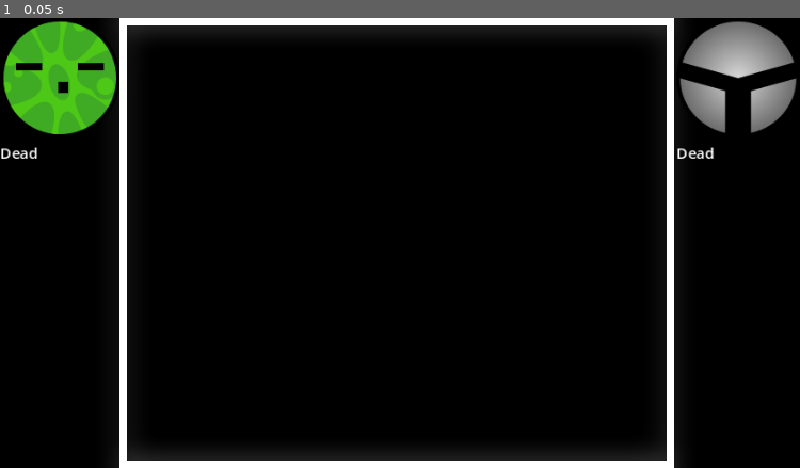
Above: before the commit, frame 1.
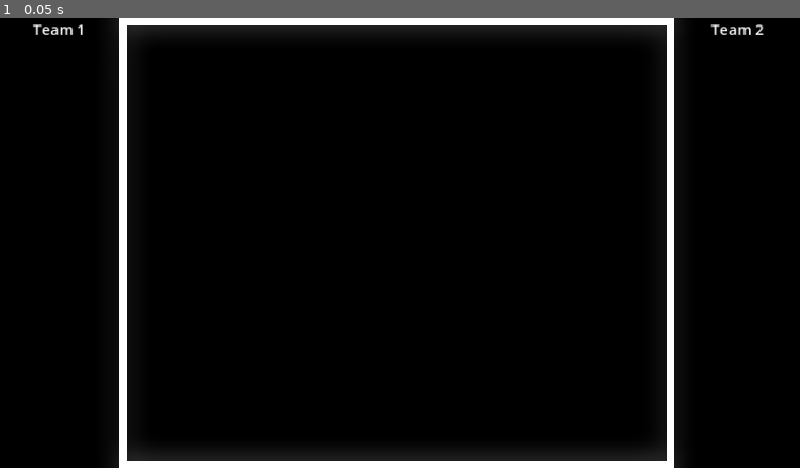
Above: after the commit, the same moment.

Repository: Cascachu/OrbCombat
Game: Godot game, scene res://game.tscn
The game is run twice, just before and just after one commit, with the same random seed, the same clock (stepped at 60 frames per second) and the same inputs. This scene is started directly instead of the project's main scene.
Inputs:
- Up to frame 1 (0.05 s): no input

The runs differ from the first frame. In frame 1, 5.0% of the frame differs, in the area x 0-100%, y 0-32%.
Error in both runs: Invalid access to property or key 'fighter_one' on a base object of type 'Nil'. (res://game.gd:10)

Commit message:
feat: stats panel improvements
- made all alive orbs be displayed, not only the first one (good for slime orb)

Diff:
--- a/game.gd
+++ b/game.gd
@@ -9,14 +9,16 @@
 	$WorldBorders.position = (screen_size - arena_size) / 2
 	fighter_one = load(GameState.fighter_one).instantiate()
 	fighter_two = load(GameState.fighter_two).instantiate()
-	fighter_one_name = fighter_one.name
-	fighter_two_name = fighter_two.name
+	fighter_one.name = GameState.fighter_one.get_file().get_basename().replace("_", " ").capitalize()
+	fighter_two.name = GameState.fighter_two.get_file().get_basename().replace("_", " ").capitalize()
 	fighter_one.team = "one"
 	fighter_two.team = "two"
+
 	fighter_one.position = Vector2(400, 420)
 	fighter_two.position = Vector2(800, 420)
 	$Fighters.add_child(fighter_one)
 	$Fighters.add_child(fighter_two)
+
 
 	if PlayerStats.equipped_hat != "":
 		var hat_data = Hats.HATS[PlayerStats.equipped_hat]
@@ -24,8 +26,9 @@
 		bet_fighter.get_node("Hat").texture = load(hat_data.texture)
 
 
-	$CanvasLayer/LeftPanel.setup(fighter_one)
-	$CanvasLayer/RightPanel.setup(fighter_two)
+	$CanvasLayer/LeftPanel.setup("one")
+	$CanvasLayer/RightPanel.setup("two")
+
 
 func _process(delta):
 	var one_alive = get_tree().get_nodes_in_group("ball").any(func(b): return b.team == "one")
--- a/game.tscn
+++ b/game.tscn
@@ -2,8 +2,6 @@
 
 [ext_resource type="Script" uid="uid://2s5bx1fvgx7j" path="res://game.gd" id="1_ryrav"]
 [ext_resource type="Script" uid="uid://b5wh3lqcdxpye" path="res://stats_panel.gd" id="3_7jktm"]
-[ext_resource type="Texture2D" uid="uid://ey5lnpg8dhbt" path="res://Fighters/Sprites/SlimeOrb.svg" id="3_feb5d"]
-[ext_resource type="Texture2D" uid="uid://d2wpqwounor2k" path="res://Fighters/Sprites/SwordOrb.svg" id="4_fc0e3"]
 [ext_resource type="Script" uid="uid://bpiidg7u08uj8" path="res://game_over.gd" id="5_7jktm"]
 [ext_resource type="Script" uid="uid://bfmm5wa0sjjjq" path="res://stats_bar.gd" id="6_ryrav"]
 
@@ -36,20 +34,16 @@
 size_flags_horizontal = 2
 script = ExtResource("3_7jktm")
 
-[node name="FighterPrev" type="TextureRect" parent="CanvasLayer/LeftPanel" unique_id=1510540117]
-layout_mode = 2
-texture = ExtResource("3_feb5d")
-
-[node name="Name" type="Label" parent="CanvasLayer/LeftPanel" unique_id=1104438015]
-layout_mode = 2
-
-[node name="Health" type="Label" parent="CanvasLayer/LeftPanel" unique_id=1599514728]
-layout_mode = 2
-
-[node name="Damage" type="Label" parent="CanvasLayer/LeftPanel" unique_id=239210095]
-layout_mode = 2
-
-[node name="Speed" type="Label" parent="CanvasLayer/LeftPanel" unique_id=237359556]
+[node name="Label" type="Label" parent="CanvasLayer/LeftPanel" unique_id=1745931986]
+layout_mode = 2
+size_flags_horizontal = 4
+text = "Team 1"
+
+[node name="ScrollContainer" type="ScrollContainer" parent="CanvasLayer/LeftPanel" unique_id=1535648641]
+layout_mode = 2
+size_flags_vertical = 3
+
+[node name="CardList" type="VBoxContainer" parent="CanvasLayer/LeftPanel/ScrollContainer" unique_id=1631696766]
 layout_mode = 2
 
 [node name="RightPanel" type="VBoxContainer" parent="CanvasLayer" unique_id=509259559]
@@ -62,20 +56,16 @@
 size_flags_horizontal = 10
 script = ExtResource("3_7jktm")
 
-[node name="FighterPrev" type="TextureRect" parent="CanvasLayer/RightPanel" unique_id=1267459278]
-layout_mode = 2
-texture = ExtResource("4_fc0e3")
-
-[node name="Name" type="Label" parent="CanvasLayer/RightPanel" unique_id=584905182]
-layout_mode = 2
-
-[node name="Health" type="Label" parent="CanvasLayer/RightPanel" unique_id=1876865496]
-layout_mode = 2
-
-[node name="Damage" type="Label" parent="CanvasLayer/RightPanel" unique_id=1009208421]
-layout_mode = 2
-
-[node name="Speed" type="Label" parent="CanvasLayer/RightPanel" unique_id=1327371849]
+[node name="Label" type="Label" parent="CanvasLayer/RightPanel" unique_id=497619152]
+layout_mode = 2
+size_flags_horizontal = 4
+text = "Team 2"
+
+[node name="ScrollContainer" type="ScrollContainer" parent="CanvasLayer/RightPanel" unique_id=905675563]
+layout_mode = 2
+size_flags_vertical = 3
+
+[node name="CardList" type="VBoxContainer" parent="CanvasLayer/RightPanel/ScrollContainer" unique_id=1947355857]
 layout_mode = 2
 
 [node name="GameOverPanel" type="PanelContainer" parent="CanvasLayer" unique_id=1750055913]
--- /dev/null
+++ b/orb_card.gd
@@ -0,0 +1 @@
+extends PanelContainer
--- /dev/null
+++ b/orb_card.tscn
@@ -0,0 +1,43 @@
+[gd_scene format=3 uid="uid://dci7ca8xtmcrd"]
+
+[ext_resource type="Texture2D" uid="uid://ey5lnpg8dhbt" path="res://Fighters/Sprites/SlimeOrb.svg" id="1_5upe1"]
+[ext_resource type="Script" uid="uid://b2j78n3cdpeve" path="res://orb_card.gd" id="1_ou4t4"]
+
+[sub_resource type="StyleBoxEmpty" id="StyleBoxEmpty_ou4t4"]
+
+[node name="orb_card" type="PanelContainer" unique_id=1173686332]
+anchors_preset = 8
+anchor_left = 0.5
+anchor_top = 0.5
+anchor_right = 0.5
+anchor_bottom = 0.5
+offset_left = -64.0
+offset_top = -118.0
+offset_right = 64.0
+offset_bottom = 118.0
+grow_horizontal = 2
+grow_vertical = 2
+size_flags_horizontal = 4
+size_flags_vertical = 4
+theme_override_styles/panel = SubResource("StyleBoxEmpty_ou4t4")
+script = ExtResource("1_ou4t4")
+
+[node name="VBoxContainer" type="VBoxContainer" parent="." unique_id=1663140350]
+layout_mode = 2
+size_flags_horizontal = 4
+
+[node name="FighterPrev" type="TextureRect" parent="VBoxContainer" unique_id=1783415130]
+layout_mode = 2
+texture = ExtResource("1_5upe1")
+
+[node name="Name" type="Label" parent="VBoxContainer" unique_id=1572950518]
+layout_mode = 2
+
+[node name="Health" type="Label" parent="VBoxContainer" unique_id=1120815360]
+layout_mode = 2
+
+[node name="Damage" type="Label" parent="VBoxContainer" unique_id=1241757942]
+layout_mode = 2
+
+[node name="Speed" type="Label" parent="VBoxContainer" unique_id=1647622367]
+layout_mode = 2
--- a/player_stats.gd
+++ b/player_stats.gd
@@ -57,3 +57,11 @@
 func equip_hat(hat_id):
 	equipped_hat = hat_id
 	save_stats()
+
+func reset_stats():
+	coins = 100
+	wins = 0
+	losses = 0
+	owned_hats = []
+	equipped_hat = ""
+	save_stats()
--- a/project.godot
+++ b/project.godot
@@ -20,6 +20,7 @@
 GameState="*uid://bcfs0fprxunfk"
 PlayerStats="*uid://ceryvflwpmfgu"
 Hats="*uid://bee5r6234e4wu"
+OrbCard="*uid://b2j78n3cdpeve"
 
 [display]
 
--- a/stats_panel.gd
+++ b/stats_panel.gd
@@ -1,26 +1,33 @@
 extends VBoxContainer
 
-var tracked_orb = null
+var team = ""
+var last_count = 0
 
-@onready var name_label = $Name
-@onready var health_label = $Health
-@onready var damage_label = $Damage
-@onready var speed_label = $Speed
-@onready var fighter_prev = $FighterPrev
+@onready var card_list = $ScrollContainer/CardList
+const ORB_CARD = preload("res://orb_card.tscn")
 
-func setup(orb):
-	tracked_orb = orb
-	fighter_prev.texture = orb.get_node("Sprite2D").texture
+func setup(orb_team):
+	team = orb_team
 
 func _process(delta):
-	if not tracked_orb or not is_instance_valid(tracked_orb):
-		name_label.text = "Dead"
-		health_label.text = ""
-		damage_label.text = ""
-		speed_label.text = ""
-		return
+	var alive = get_tree().get_nodes_in_group("ball").filter(func(b): return b.team == team)
 
-	name_label.text = tracked_orb.name
-	health_label.text = "Health: " + str(tracked_orb.health)
-	damage_label.text = "Damage: " + str(tracked_orb.damage)
-	speed_label.text = "Speed: " + str(tracked_orb.speed)
+
+	if alive.size() != last_count:
+		last_count = alive.size()
+		for child in card_list.get_children():
+			child.queue_free()
+		for orb in alive:
+			var card = ORB_CARD.instantiate()
+			card_list.add_child(card)
+
+	for i in card_list.get_child_count():
+		if i >= alive.size():
+			break
+		var card = card_list.get_child(i)
+		var orb = alive[i]
+		card.get_node("VBoxContainer/Name").text = orb.name
+		card.get_node("VBoxContainer/Health").text = "HP: " + str(orb.health)
+		card.get_node("VBoxContainer/Damage").text = "DMG: " + str(orb.damage)
+		card.get_node("VBoxContainer/Speed").text = "SPD: " + str(orb.speed)
+		card.get_node("VBoxContainer/FighterPrev").texture = orb.get_node("Sprite2D").texture
